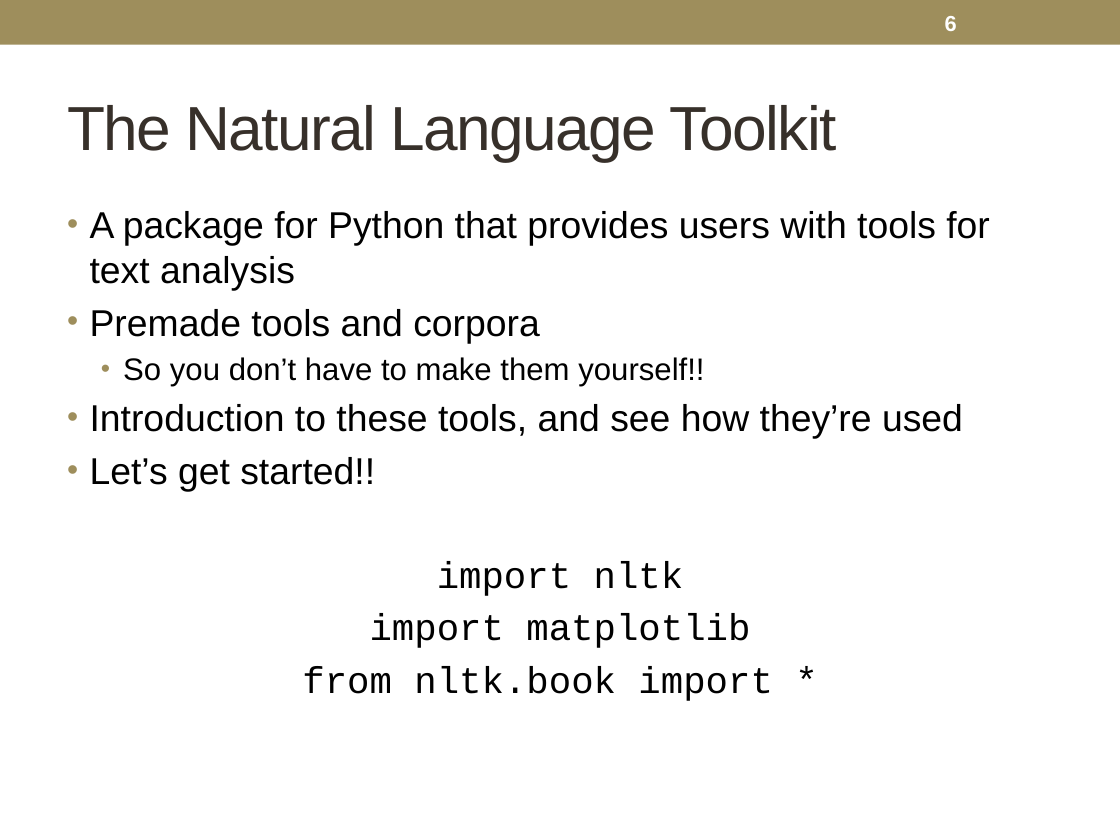
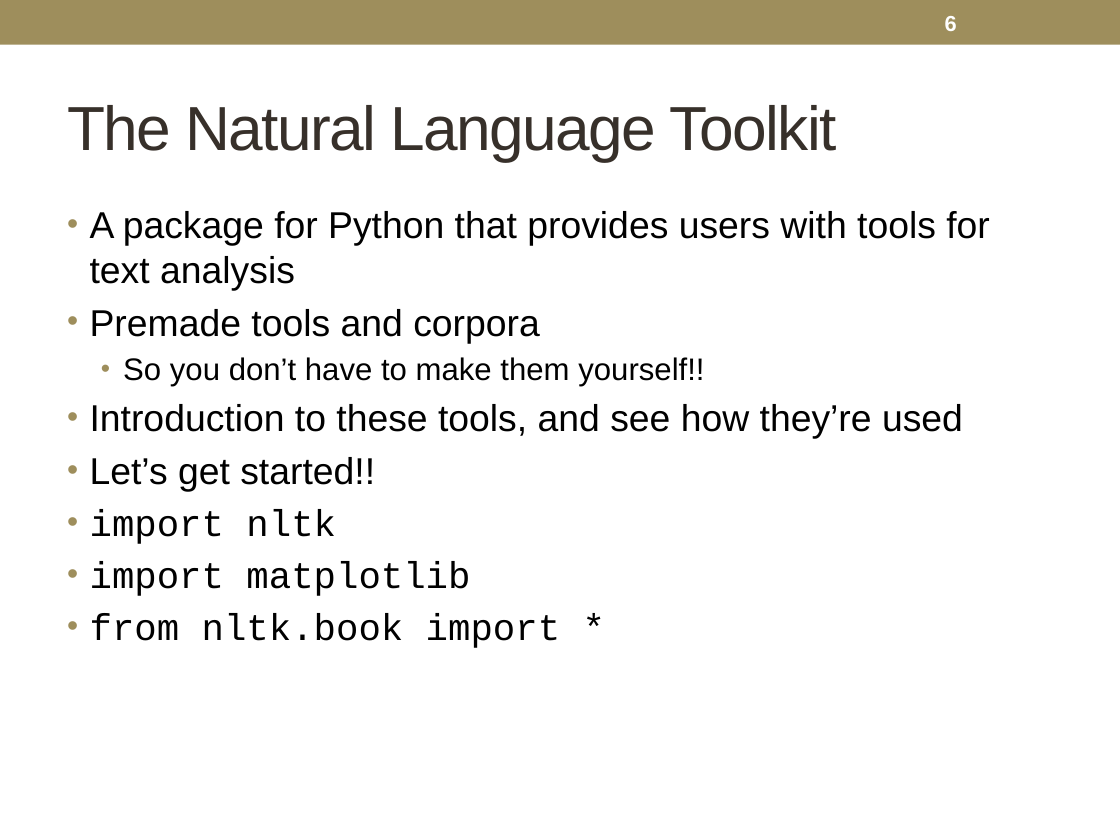
Before and after one commit to rachelrakov/df_code, a slide deck: slide 6 of GCDRI_TextAnalysisClass_2018.pptx. Drawn at 1120x840 pixels with LibreOffice and Linux fonts; fonts in the diff are those of the drawing. Boxes give left, top, right and bottom in pixels: in the first picture for what was removed or moved away, otherwise in the second. Text is boxed around its words. In the diff, an @@ line names an element or a change of style, - is before the commit and + after.

```diff
--- a/GCDRI_TextAnalysisClass_2018.pptx
+++ b/GCDRI_TextAnalysisClass_2018.pptx
@@ text at [90,509,560,648]: alignment centre to left; bullet none to • @@
```
Also in this commit, not shown: 4 other slides changed.
